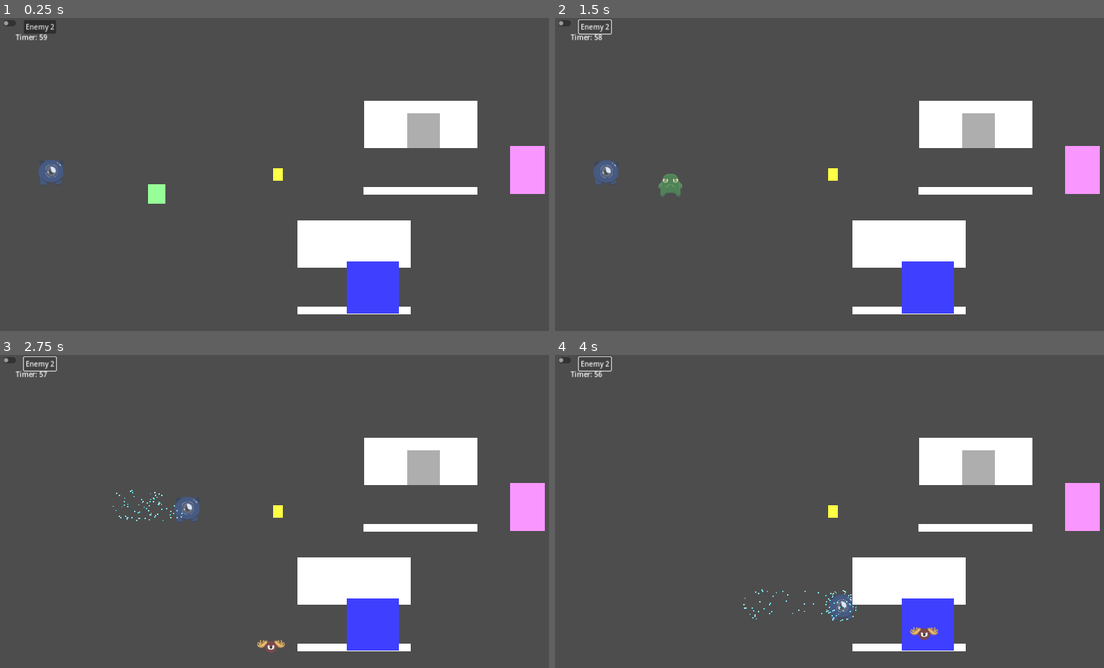
Above: before the commit, frames 1-4 (two rows, left to right).
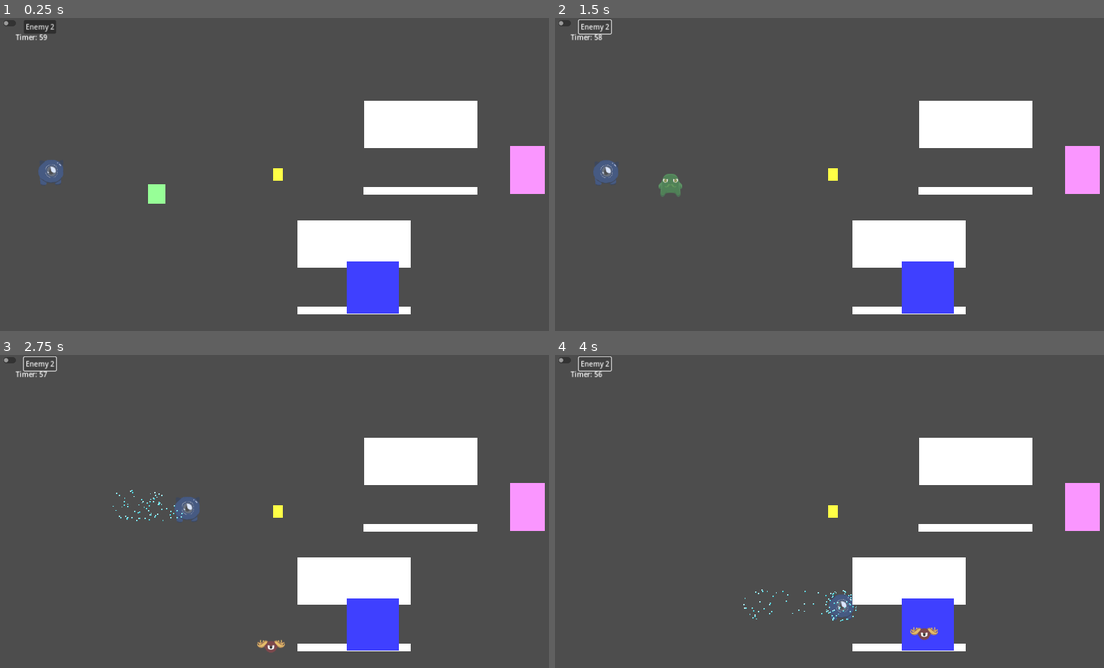
Above: after the commit, the same moments.

Repository: acropolis914/Gwizz-s-Game-Jam
Game: Godot game, scene res://Scene/main.tscn
The game is run twice, just before and just after one commit, with the same random seed, the same clock (stepped at 60 frames per second) and the same inputs.
Inputs (mouse positions are in pixels of both pictures, inside the frame that each line leads up to):
- Up to frame 1 (0.25 s): no input
- Up to frame 2 (1.5 s): click (565, 24) at 0.5 s; click "Enemy 2" at 1.25 s
- Up to frame 3 (2.75 s): tap Enter at 2 s; hold D (move_right) from 2.03 s (still down); tap Shift (dash) at 2.1 s
- Up to frame 4 (4 s): release D (move_right) at 2.78 s; hold S (move_down) 2.78-3.53 s; tap Shift (dash) at 2.85, 3.6 s; hold D (move_right) from 3.53 s (still down)

The runs differ from the first frame. In frame 1, 0.7% of the frame differs, in the area x 74-81%, y 30-42%; in frame 2, 0.7%; in frame 3, 0.7%; in frame 4, 0.7%.

Commit message:
added images

Diff:
--- a/Scene/trap.tscn
+++ b/Scene/trap.tscn
@@ -1,7 +1,8 @@
-[gd_scene load_steps=8 format=3 uid="uid://mwp7x6mnuwj5"]
+[gd_scene load_steps=9 format=3 uid="uid://bfh71fonobawn"]
 
 [ext_resource type="Texture2D" uid="uid://ca43nx0s8p3wh" path="res://ImageAssets/White.png" id="1_ask54"]
 [ext_resource type="Script" path="res://Scripts/trap.gd" id="1_vl2tj"]
+[ext_resource type="Texture2D" uid="uid://hrmxcdr3lett" path="res://ImageAssets/TilesAndStonesbyPol/rocktrap.png" id="3_3va7i"]
 
 [sub_resource type="RectangleShape2D" id="RectangleShape2D_w106n"]
 size = Vector2(66, 6)
@@ -40,7 +41,12 @@
 position = Vector2(0, -25)
 shape = SubResource("RectangleShape2D_w106n")
 
+[node name="Rocktrap" type="Sprite2D" parent="CollisionShape2D"]
+position = Vector2(1, -51)
+texture = ExtResource("3_3va7i")
+
 [node name="Sprite2D" type="Sprite2D" parent="CollisionShape2D"]
+visible = false
 modulate = Color(0.682353, 0.682353, 0.682353, 1)
 position = Vector2(0, -35)
 scale = Vector2(0.633333, 0.666667)
Not shown: 1 places in Scene/main.tscn that only renumber resources
